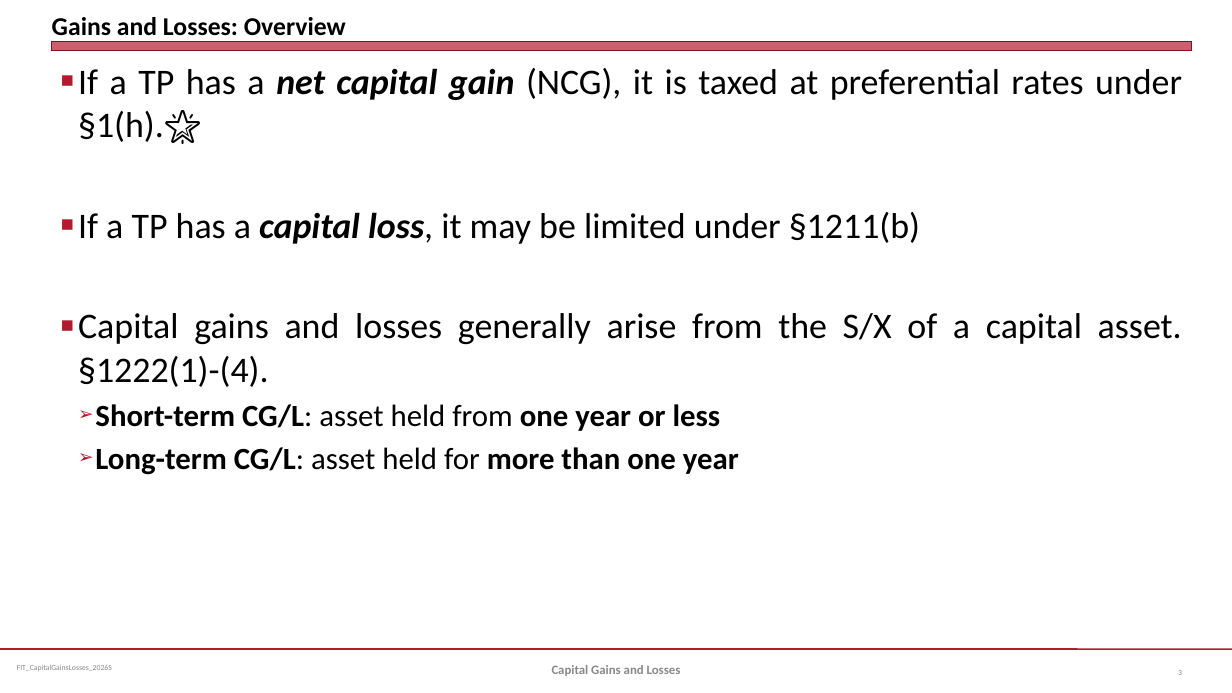
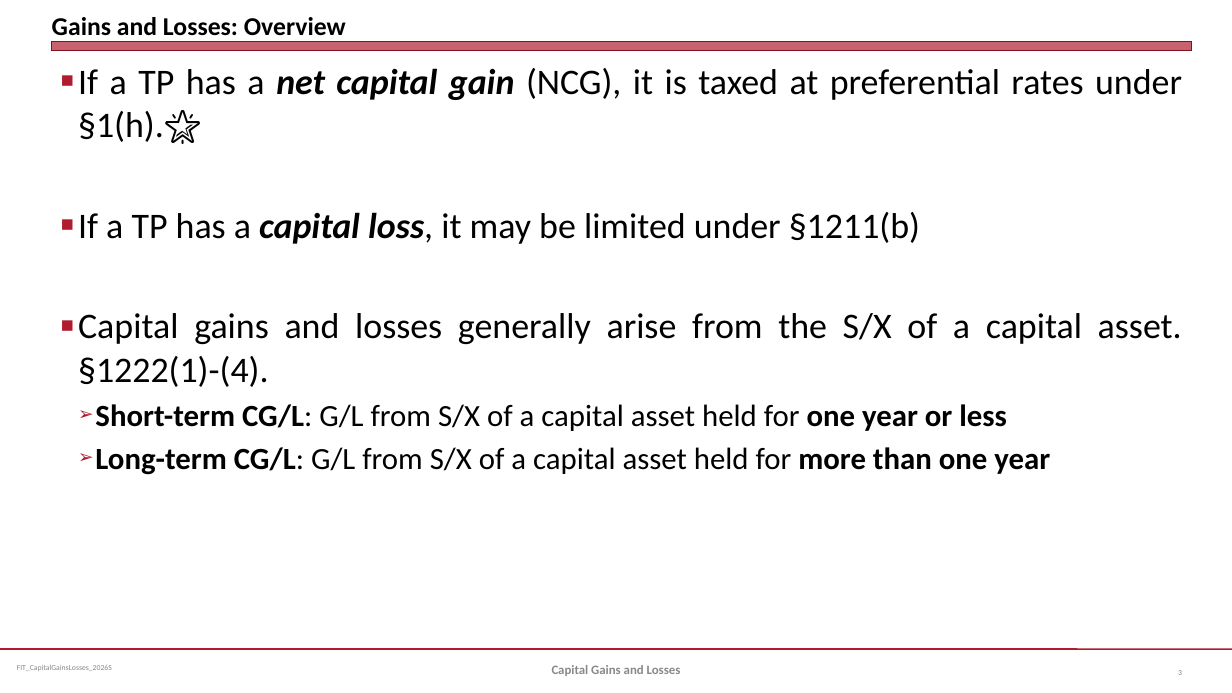
Before and after one commit to jmc877/Fed-Income-Tax, a slide deck: slide 3 of slides/FIT_CapitalGainsLosses_2026S.pptx. Drawn at 1232x693 pixels with LibreOffice and Linux fonts; fonts in the diff are those of the drawing. Boxes give left, top, right and bottom in pixels: in the first picture for what was removed or moved away, otherwise in the second. Text is boxed around its words. In the diff, an @@ line names an element or a change of style, - is before the commit and + after.

```diff
--- a/slides/FIT_CapitalGainsLosses_2026S.pptx
+++ b/slides/FIT_CapitalGainsLosses_2026S.pptx
@@ text at (95, 404, 1050, 475): text changed; bold off @@
-  ➢ Short-term CG/L: asset held from one year or less
-  ➢ Long-term CG/L: asset held for more than one year
+  ➢ Short-term CG/L: G/L from S/X of a capital asset held for one year or less
+  ➢ Long-term CG/L: G/L from S/X of a capital asset held for more than one year
```
Also in this commit, not shown: 2 other slides changed.
